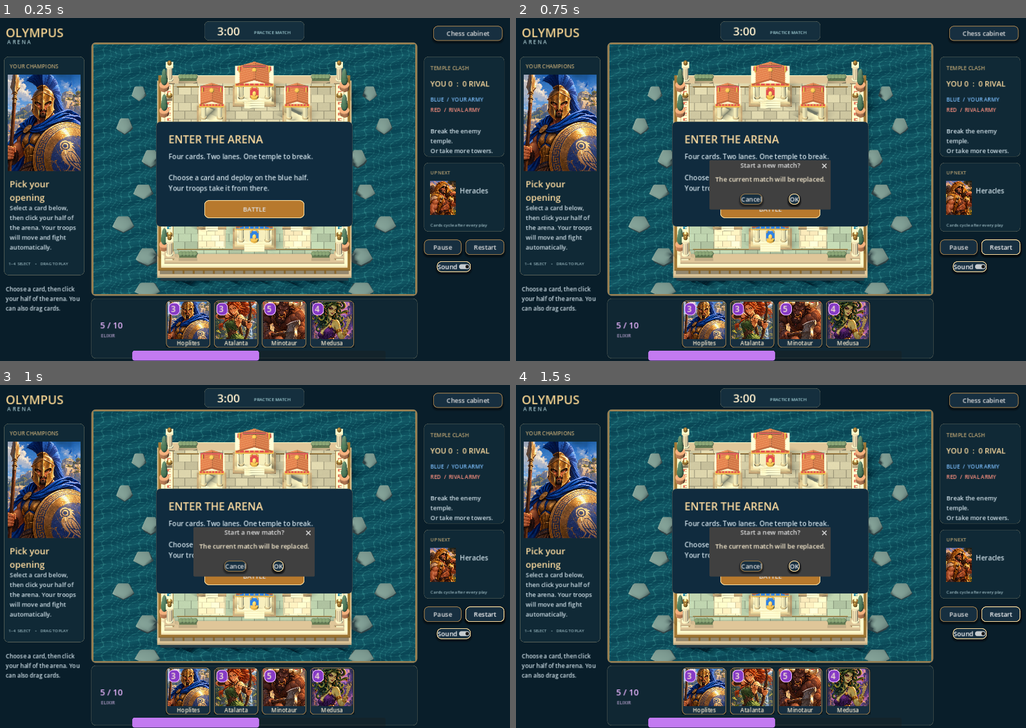
Above: before the commit, frames 1-4 (two rows, left to right).
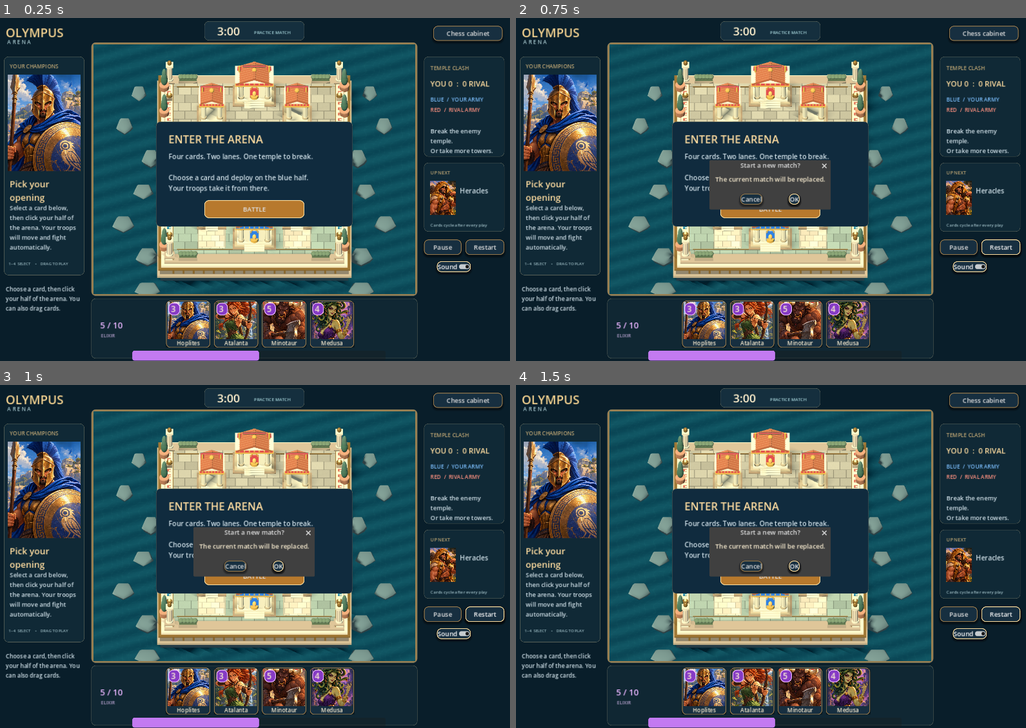
Above: after the commit, the same moments.

Repository: dancockrell/board-game-cabinet
Game: Godot game, scene res://app/olympus_arena.tscn
The game is run twice, just before and just after one commit, with the same random seed, the same clock (stepped at 60 frames per second) and the same inputs.
Inputs:
- Up to frame 1 (0.25 s): no input
- Up to frame 2 (0.75 s): click "Restart" at 0.5 s
- Up to frame 3 (1 s): no input
- Up to frame 4 (1.5 s): click "Restart" at 1.25 s

The runs differ from the first frame. In frame 1, 1.0% of the frame differs, in the area x 18-82%, y 7-81%; in frame 2, 1.1%; in frame 3, 1.1%; in frame 4, 1.1%.

Commit message:
Verify polished presentation and document the next art handoff

Diff:
--- a/app/olympus_arena.gd
+++ b/app/olympus_arena.gd
@@ -285,20 +285,21 @@
 		cards[slot].button.disabled=state.phase=="finished"
 	if selected_slot>=0:
 		var kind:String=state.hand[selected_slot]
-		selection_label.text=catalog[kind].name+" Â· "+str(catalog[kind].cost)
+		selection_label.text=catalog[kind].name+" / "+str(catalog[kind].cost)
 		description_label.text=catalog[kind].description
 		card_preview.texture=_texture(kind)
 	else:
 		selection_label.text="Choose your next card" if started else "Pick your opening"
 		description_label.text="Select a card below, then click your half of the arena. Your troops will move and fight automatically."
 		card_preview.texture=_texture(state.hand[0])
+	if selected_slot < 0: board.clear_preview()
 	notice_label.text=notice
 	if state.phase=="finished":
 		paused=false
 		selected_slot=-1
 		_show_overlay(true)
 		overlay_title.text="VICTORY!" if state.winner==0 else "DEFEAT" if state.winner==1 else "DRAW"
-		overlay_text.text="Towers taken: %s â€” %s\n\n" % [crowns[0],crowns[1]]+("Your heroes have conquered the arena." if state.winner==0 else "Try a different push. Save elixir for defense." if state.winner==1 else "The temples stand. Settle it in a rematch.")
+		overlay_text.text="Towers taken: %s - %s\n\n" % [crowns[0],crowns[1]]+("Your heroes have conquered the arena." if state.winner==0 else "Try a different push. Save elixir for defense." if state.winner==1 else "The temples stand. Settle it in a rematch.")
 		start_button.text="REMATCH"
 	board.show_state(state,0.0)
 
--- a/presentation/olympus_stage.gd
+++ b/presentation/olympus_stage.gd
@@ -189,6 +189,7 @@
 	var sea := _box(Vector3(65,0.1,65),Vector3(0,-1.75,0),Color("18566a"))
 	var material := ShaderMaterial.new()
 	material.shader = WATER
+	material.set_shader_parameter("caustic_strength",0.13)
 	material.set_shader_parameter("deep_color",Color("10394d"))
 	material.set_shader_parameter("shallow_color",Color("236879"))
 	sea.material_override = material
--- a/presentation/olympus_water.gdshader
+++ b/presentation/olympus_water.gdshader
@@ -2,6 +2,7 @@
 render_mode cull_back;
 uniform vec4 deep_color : source_color = vec4(0.025, 0.31, 0.37, 1.0);
 uniform vec4 shallow_color : source_color = vec4(0.13, 0.77, 0.77, 1.0);
+uniform float caustic_strength = 0.5;
 varying vec3 world_position;
 void vertex() { world_position = (MODEL_MATRIX * vec4(VERTEX, 1.0)).xyz; }
 void fragment() {
@@ -10,7 +11,7 @@
     float b = sin(p.x * 8.0 - p.y * 7.0 + cos(p.x*3.0-TIME)*2.0 - TIME * 1.1);
     float caustic = pow(clamp(1.0 - abs(a + b) * 0.9, 0.0, 1.0), 9.0);
     float wave = 0.5 + 0.5 * sin(p.x * 1.7 + p.y * 4.0 + TIME * 0.8);
-    ALBEDO = mix(deep_color.rgb, shallow_color.rgb, 0.35 + wave * 0.30) + caustic * vec3(0.10, 0.17, 0.14);
+    ALBEDO = mix(deep_color.rgb, shallow_color.rgb, 0.35 + wave * 0.30) + caustic * caustic_strength * vec3(0.10, 0.17, 0.14);
     ROUGHNESS = 0.25;
     METALLIC = 0.25;
     NORMAL_MAP = vec3(0.5 + a * 0.035, 0.5 + b * 0.035, 1.0);
--- a/tests/test_olympus_app.gd
+++ b/tests/test_olympus_app.gd
@@ -31,6 +31,10 @@
 	for slot in range(4):
 		expect(app.cards[slot].name.text == app.catalog[initial.hand[slot]].name, "Card label agrees with authoritative hand")
 		expect(app.cards[slot].icon.texture != null, "Card has an original portrait")
+	for kind in app.catalog.keys():
+		var art: AtlasTexture = app._texture(kind)
+		expect(art != null and Rect2(Vector2.ZERO,art.atlas.get_size()).encloses(art.region), "Every card portrait has a valid atlas region")
+	expect(app.get_node("NextArt").texture != null, "Next-card preview contains artwork")
 	app._start_or_restart()
 	expect(app.started and not app.paused and not app.battle_overlay.visible, "Start enters the battle")
 	app._select_card(0)
--- a/tests/test_olympus_board.gd
+++ b/tests/test_olympus_board.gd
@@ -48,6 +48,13 @@
 	check(board._preview.scale.x > 2, "Spell preview shows larger area")
 	board.clear_preview()
 	check(not board._preview.visible, "Preview explicitly cleared")
+	board.show_deployment(Vector2(2.7,2),true,false,"minotaur")
+	check(board._ghost != null and board._ghost.visible, "Legal deployment shows selected miniature ghost")
+	check(board._tokens.is_empty(), "Ghost never becomes an authoritative replica")
+	board.show_deployment(Vector2(2.7,-2),false,false,"minotaur")
+	check(not board._ghost.visible, "Rejected placement hides miniature ghost")
+	board.clear_preview()
+	check(not board._ghost.visible and not board._preview.visible, "Clear hides both ghost and placement marker")
 	state.events = [{"id":0,"kind":"lightning","x":0.0,"z":0.0,"side":0}]
 	board.show_state(state)
 	check(board._effects.size() == 1, "Lightning visual created")
Not shown, changed: .github/workflows/validate.yml
Not shown, changed: docs/HANDOFF.md
Not shown, changed: docs/OLYMPUS_ARENA.md
Not shown, changed: tools/verify.ps1
